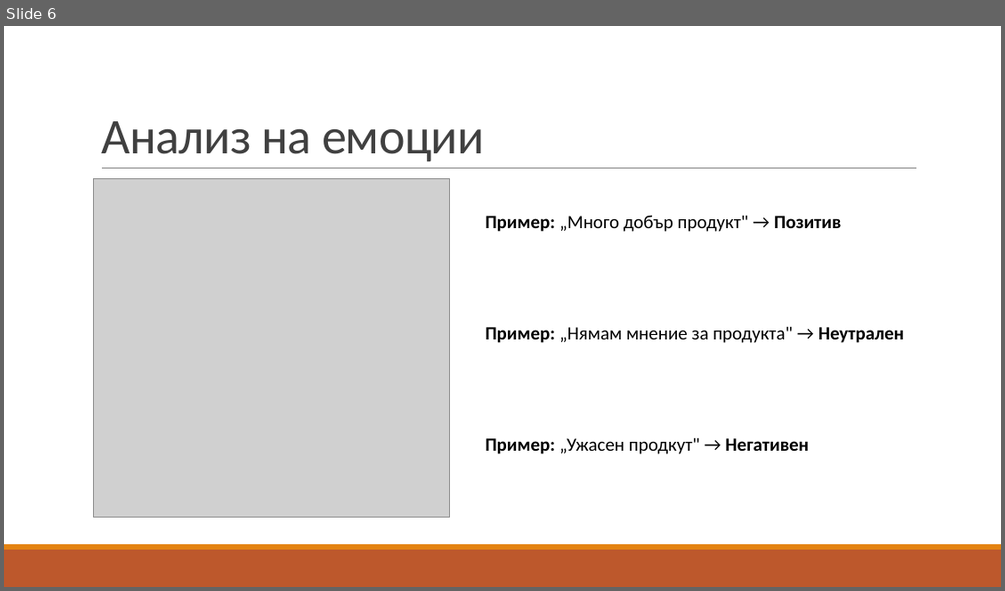
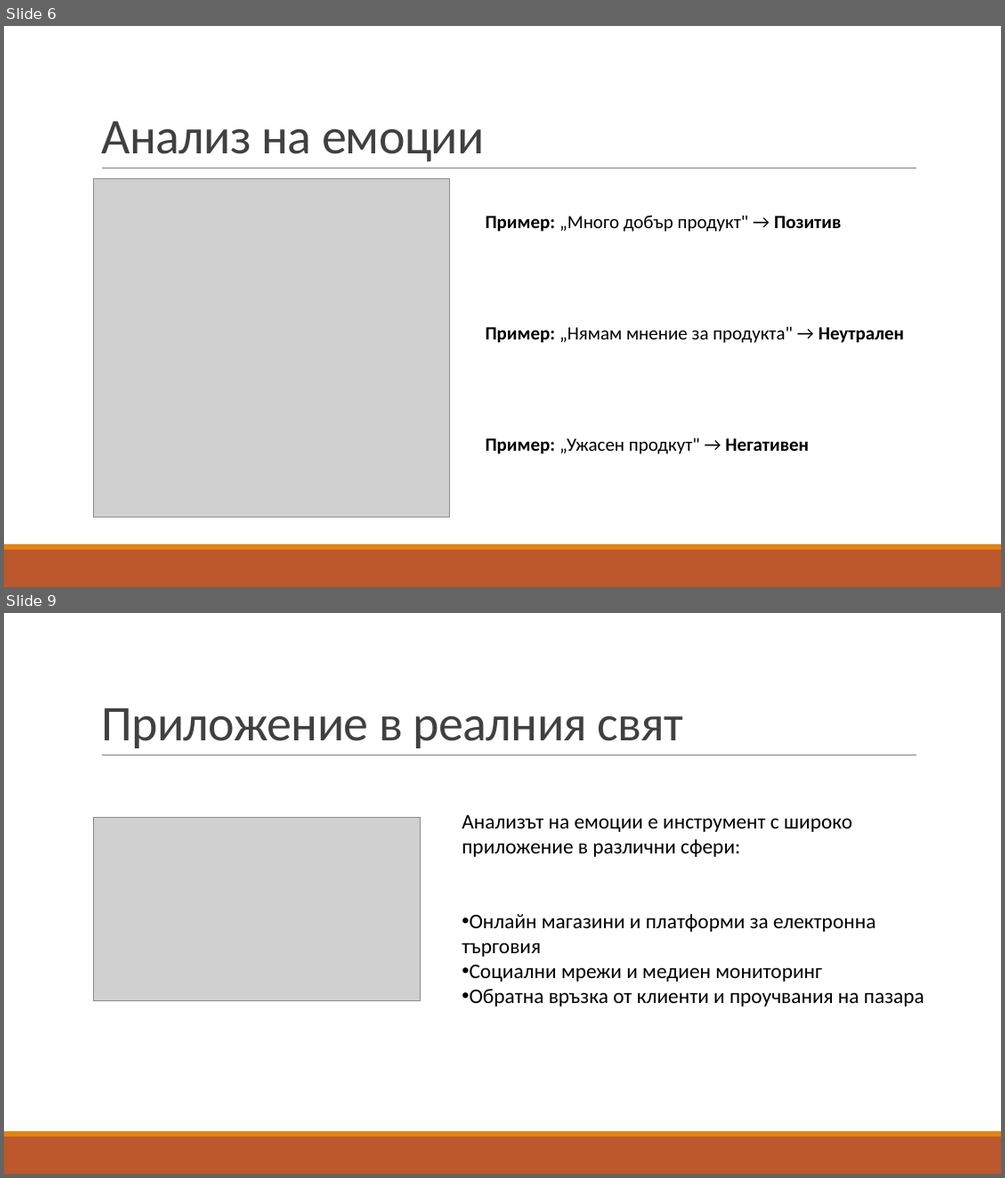
Before and after one commit to pgee-dzi2024/ThemePP_2605, a slide deck: DR/защита.pptx. Shown one above the other, each under a label of ours: slide 6 before the commit, slides 6 and 9 after it; the slides between them are not shown. The pictures are 1005x591 and 1005x1178 pixels, drawn with LibreOffice and Linux fonts; fonts in the diff are those of the drawing; grey boxes stand for pictures. Boxes give left, top, right and bottom in pixels: in the first picture for what was removed or moved away, otherwise in the second. Text is boxed around its words. In the diff, an @@ line names an element or a change of style, - is before the commit and + after.

```diff
--- a/DR/защита.pptx
+++ b/DR/защита.pptx
@@ slide 9 added at bbox=[4, 613, 1001, 1174], background #FFFFFF; not listed: 3 template elements that a slide beside it also shows @@
@@ title added at bbox=[101, 708, 684, 748], 48 pt, text #404040 @@
+Приложение в реалния свят
@@ picture added at bbox=[94, 817, 420, 1000] @@
@@ text added at bbox=[461, 815, 924, 1006], 20 pt, text #000000 @@
+Анализът на емоции е инструмент с широко приложение в различни сфери:
+• Онлайн магазини и платформи за електронна търговия
+• Социални мрежи и медиен мониторинг
+• Обратна връзка от клиенти и проучвания на пазара
```
Also in this commit, not shown: 2 slides changed, 3 other slides added.
